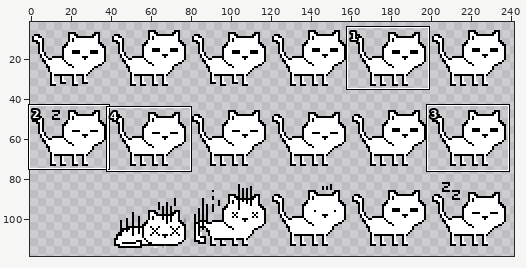
Two versions of one sprite sheet, Assets/Sprites/cattmplt_right.png. The picture above shows the old version from afar; the outline marks the close-up.
Close-up. The starting point:
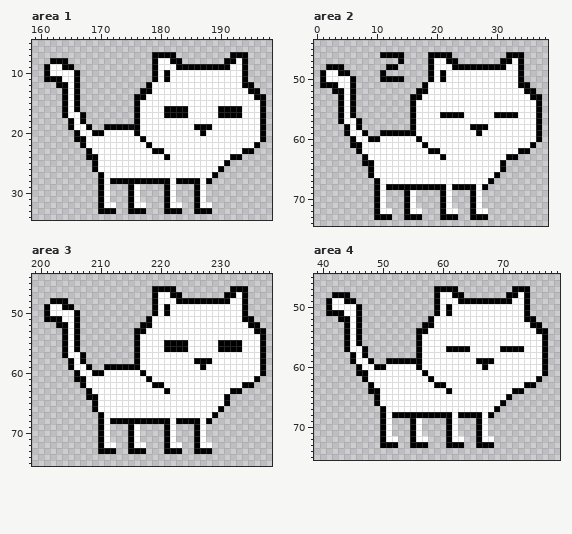
The file is 256x128 pixels. Pixels under 10% opacity are left out. Colours within 5 levels of each other are drawn and written as one. Shown: area 1: x 159..198, y 5..34; area 2: x 0..38, y 44..74; area 3: x 199..238, y 44..75; area 4: x 39..79, y 45..75. The wide view leaves out empty margins. The commit also changed other parts of the picture, which this record leaves out.
The result:
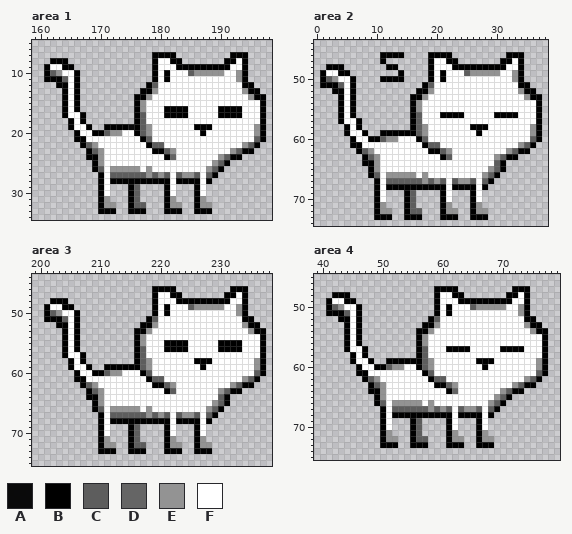
Palette (. is transparent): A #000000f2  B #000000  C #5d5d5d  D #656565  E #939393  F #ffffff
Changes in this commit:
Changed rows in their new state; - is an unchanged pixel.
Area 1:
first column x 162:
10 CE---------------------CEEEEE--E---
11 --C----------------------------E---
12 -----------------C-----------------
13 -----------------E--------------E--
14 ----------------E----------------E-
15 ---------------E-------------------
16 ---------------E-------------------
17 ---------------C-------------------
18 ---------------C-------------------
19 ---------------CE-----------------E
20 ---------CEE---CE-----------------E
21 ----------------C-----------------C
22 ------CE---------CC-------------EC-
23 -------CE----------CE---------EC---
24 --------E-----------D-------EC-----
25 --------E------------------EC------
26 --------C-EEEEE-E---------EC-------
27 ----------CCCCCCECEC-CEEC-C--------
29 --------------C--------------------
30 --------------C--------------------
31 ---------E----C-----E----E---------
32 ---------EE---CC----EE---EE--------
Area 2:
first column x 2:
47 ---------B--.----------------------
49 ---------.--B----------CEEEEE--E---
50 CE-----------------------------E---
51 --C--------------C-----------------
52 -----------------E--------------E--
53 ----------------E----------------E-
54 ---------------E-------------------
55 ---------------E-------------------
56 ---------------C-------------------
57 ---------------C-------------------
58 ---------------CE-----------------E
59 ---------------CE-----------------E
60 ---------CEE----C-----------------C
61 -----------------CC-------------EC-
62 ------CE-----------CE---------EC---
63 -------CE-----------C-------EC-----
64 --------E-------------------C------
65 --------E------------------EC------
66 --------C-EEEEE-E---------EC-------
67 ----------CCCCCCECEC-CEEC-C--------
69 --------------C--------------------
70 --------------C--------------------
71 ---------E----C-----E----E---------
72 ---------EE---CC----EE---EE--------
Area 3:
first column x 202:
49 -----------------------CEEEEE--E---
50 CE-----------------------------E---
51 --C--------------C-----------------
52 -----------------E--------------E--
53 ----------------E----------------E-
54 ---------------E-------------------
55 ---------------E-------------------
56 ---------------C-------------------
57 ---------------C-------------------
58 ---------------CE-----------------E
59 ---------------CE-----------------E
60 ---------CEE----C-----------------C
61 -----------------CC-------------EC-
62 ------CE-----------CE---------EC---
63 -------CE-----------C-------EC-----
64 --------E-------------------C------
65 --------E------------------EC------
66 --------C-EEEEE-E---------EC-------
67 ----------CCCCCCECEC-CEEC-C--------
69 --------------C--------------------
70 --------------C--------------------
71 ---------E----C-----E----E---------
72 ---------EE---CC----EE---EE--------
Area 4:
first column x 42:
50 CE---------------------CEEEEE--E---
51 --C----------------------------E---
52 -----------------C-----------------
53 -----------------E--------------E--
54 ----------------E----------------E-
55 ---------------E-------------------
56 ---------------E-------------------
57 ---------------C-------------------
58 ---------------C-------------------
59 ---------------CE-----------------E
60 ---------CEE---CE-----------------E
61 ----------------C-----------------C
62 ------CE---------CC-------------EC-
63 -------CE----------CE---------EC---
64 --------E-----------D-------EC-----
65 --------E------------------EC------
66 --------C-EEEEE-E---------EC-------
67 ----------CCCCCCECEC-CEEC-C--------
69 --------------C--------------------
70 --------------C--------------------
71 ---------E----C-----E----E---------
72 ---------EE---CC----EE---EE--------
Pixel boxes of the changes (left, top, right, bottom) in both close-ups:
changed: (50, 70, 68, 82)
changed: (86, 70, 260, 208)
changed: (362, 58, 536, 214)
changed: (326, 76, 344, 88)
changed: (86, 304, 260, 448)
changed: (50, 310, 68, 322)
changed: (332, 304, 350, 316)
changed: (368, 304, 542, 442)
